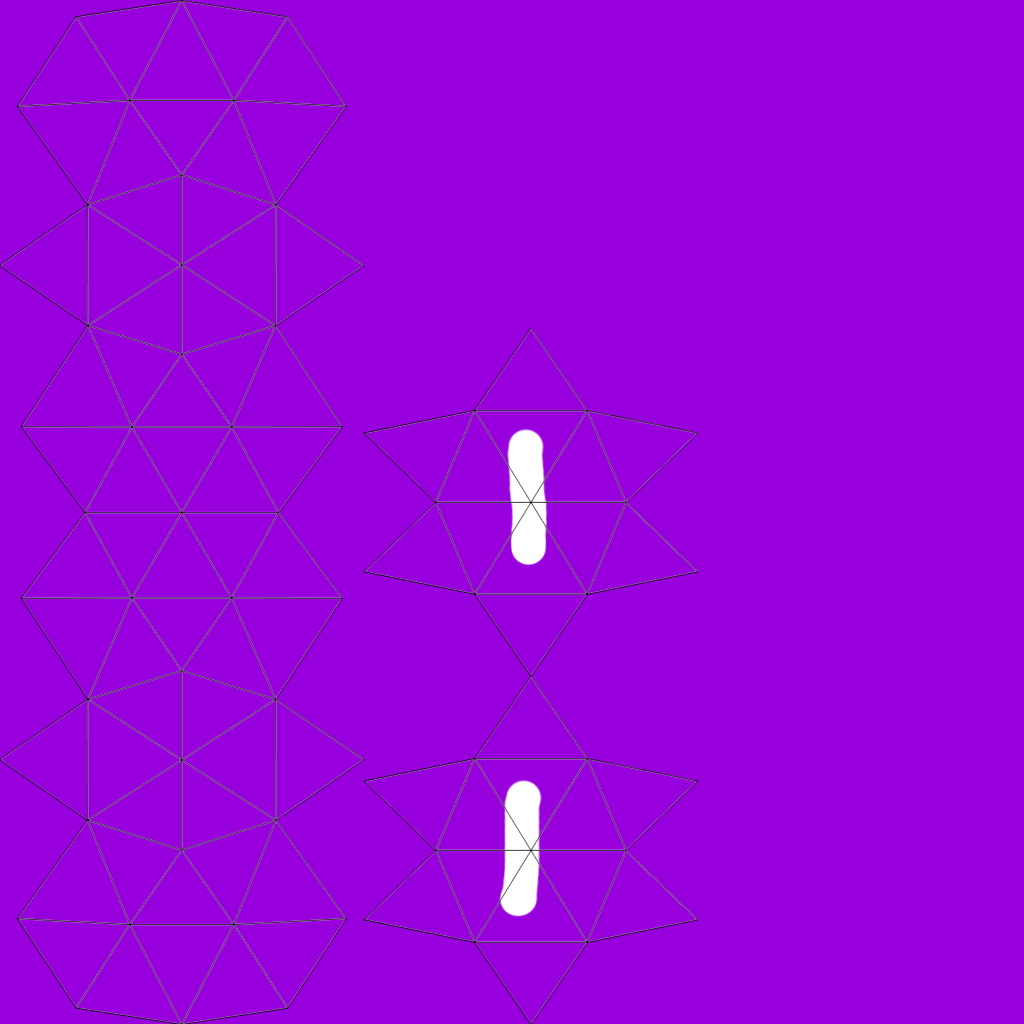
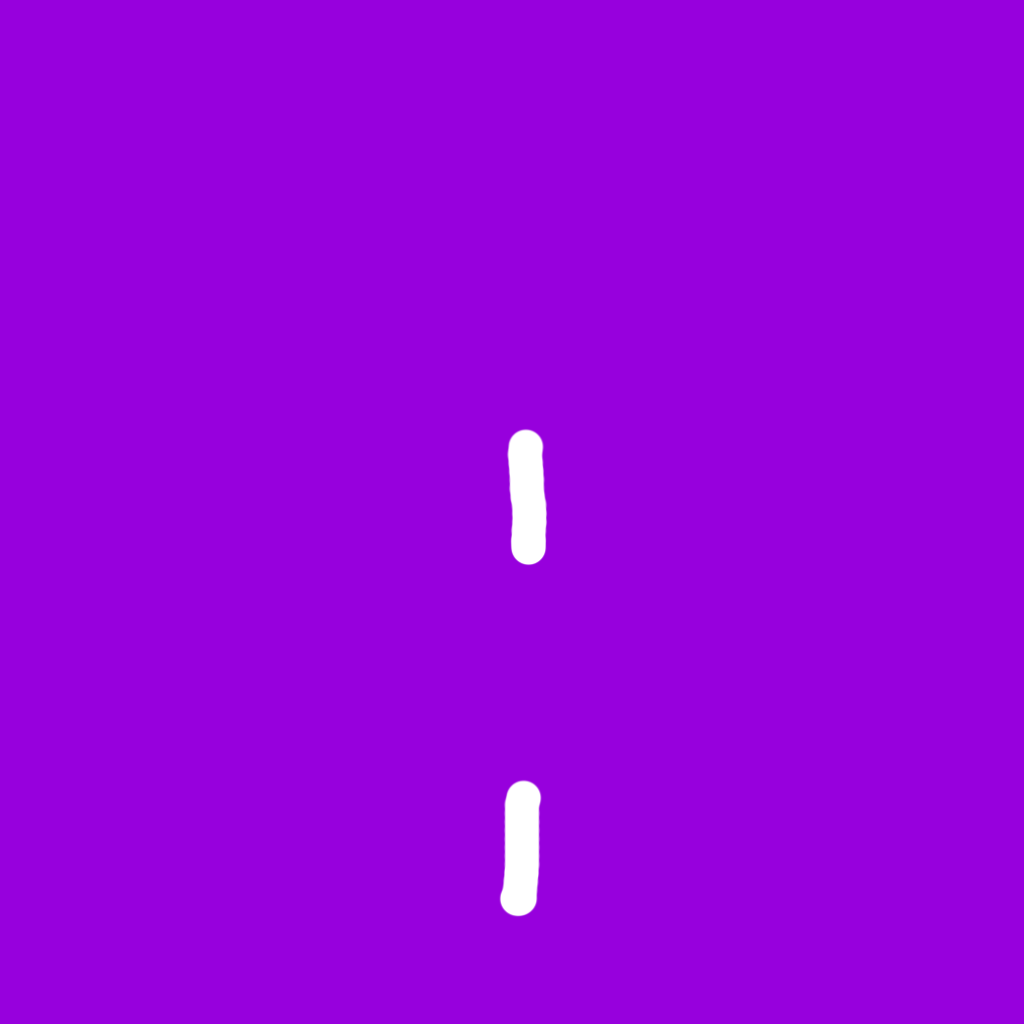
Before/after of a (1024, 1024) layered artwork. What changed in the layer stack:
hid "Layer 0" over [0,0,699,1024]
